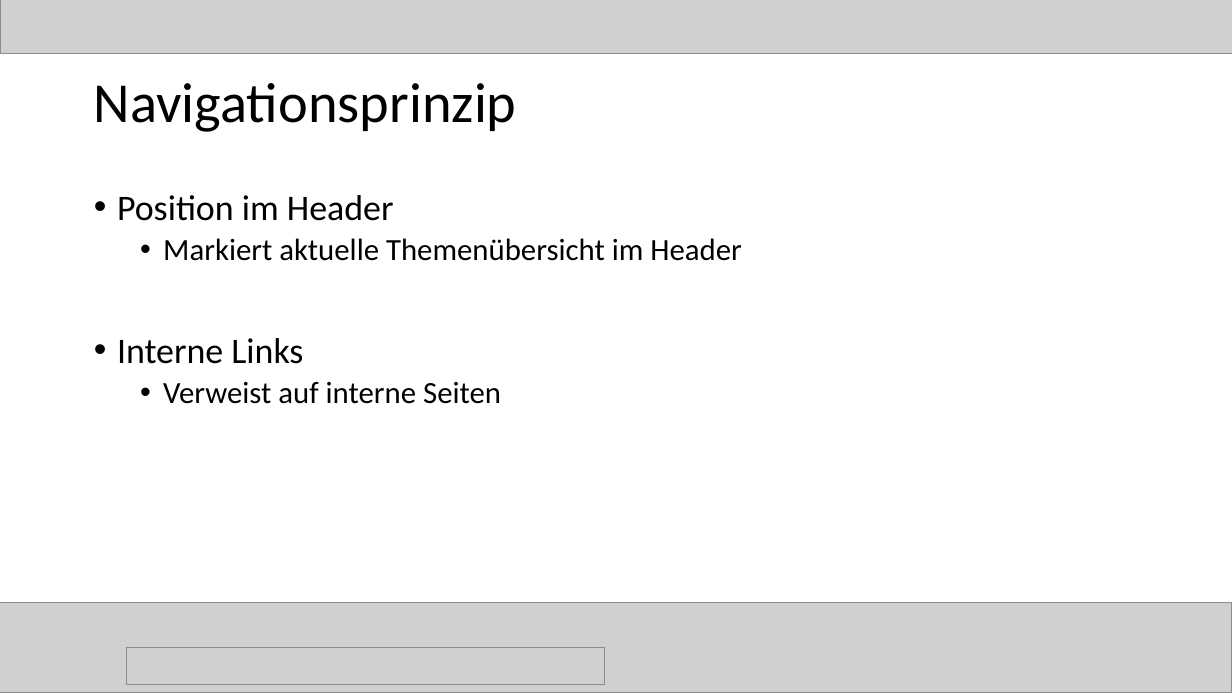
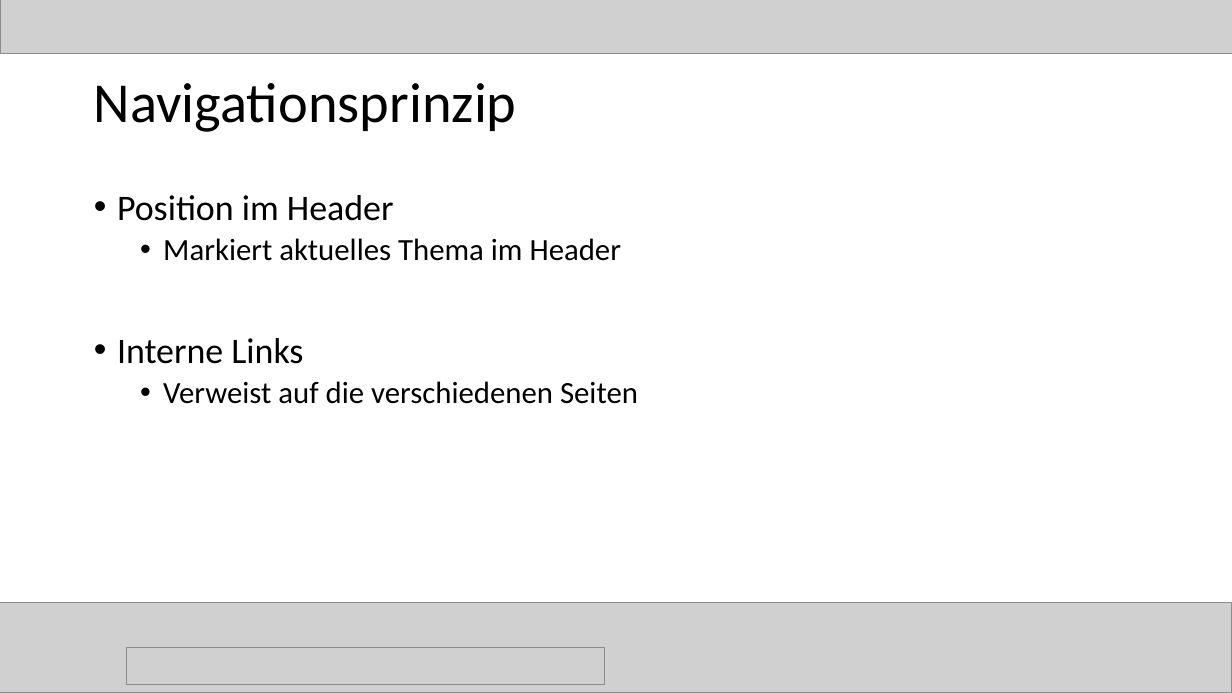
Before and after one commit to magharmi/StudentenFuerStudenten, a slide deck: slide 31 of websitePPneu.pptx (slide 39 before the commit). Drawn at 1232x693 pixels with LibreOffice and Linux fonts; fonts in the diff are those of the drawing; grey boxes stand for pictures. Boxes give left, top, right and bottom in pixels: in the first picture for what was removed or moved away, otherwise in the second. Text is boxed around its words. In the diff, an @@ line names an element or a change of style, - is before the commit and + after.

```diff
--- a/websitePPneu.pptx
+++ b/websitePPneu.pptx
@@ text at <box>163,238,621,261</box>: text changed @@
-  • Markiert aktuelle Themenübersicht im Header
+  • Markiert aktuelles Thema im Header
@@ text at <box>163,381,638,404</box>: text changed @@
-  • Verweist auf interne Seiten
+  • Verweist auf die verschiedenen Seiten
```
Also in this commit, not shown: 12 other slides changed, 1 slide added, 8 slides removed, 2 other files.
